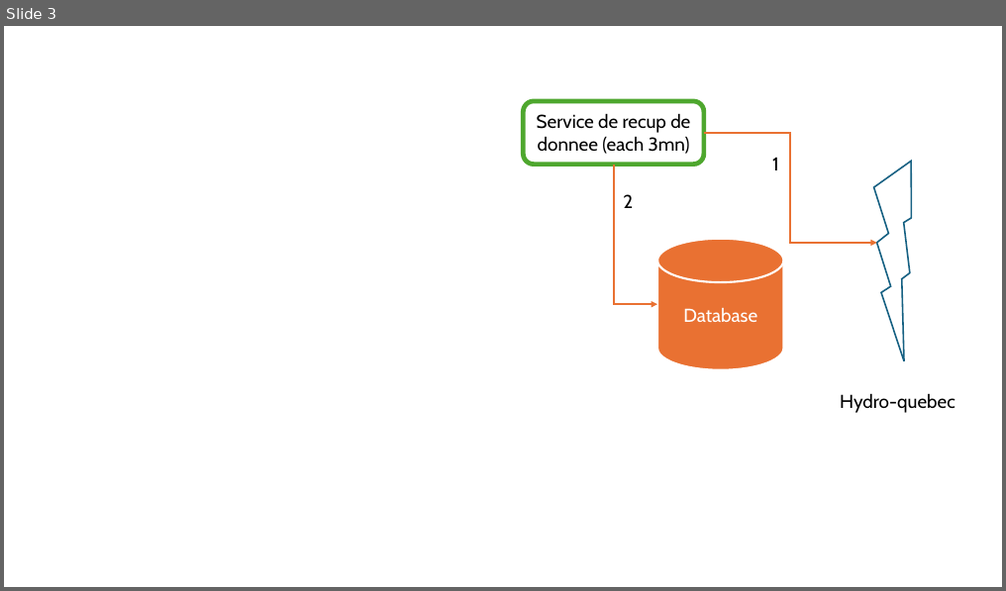
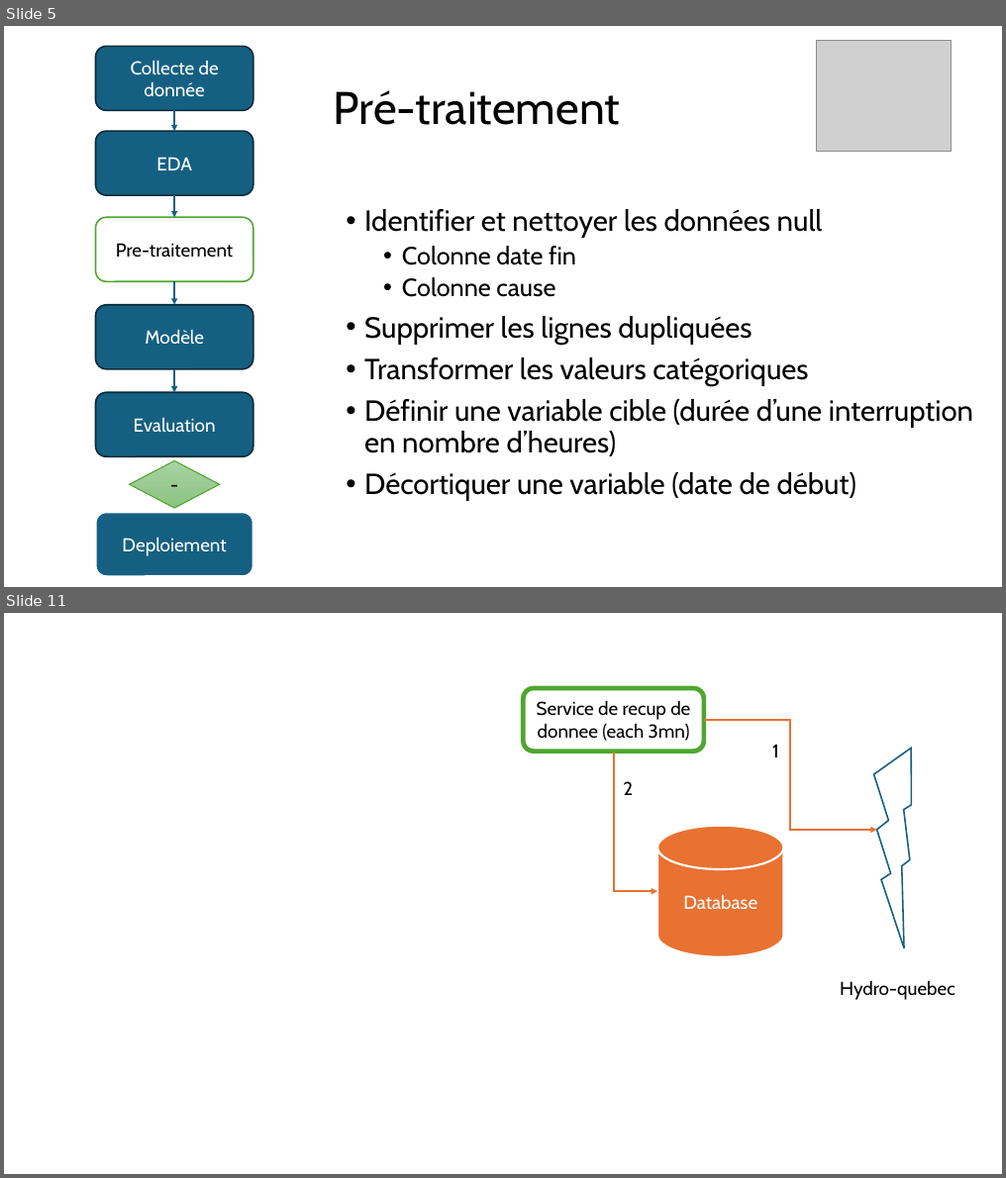
Before and after one commit to seelfidha/hydro-quebec-prediction, a slide deck: prez/architecture.pptx. Shown one above the other, each under a label of ours: slide 3 before the commit, slides 5 and 11 after it; the slides between them are not shown. The pictures are 1006x591 and 1006x1178 pixels, drawn with LibreOffice and Linux fonts; fonts in the diff are those of the drawing; grey boxes stand for pictures. Boxes give left, top, right and bottom in pixels: in the first picture for what was removed or moved away, otherwise in the second. Text is boxed around its words. In the diff, an @@ line names an element or a change of style, - is before the commit and + after.

Commit message:
fix sql queries, used variables, log and presentation

```diff
--- a/prez/architecture.pptx
+++ b/prez/architecture.pptx
@@ slide 5 added at <box>4,26,1002,587</box>, background #FFFFFF @@
@@ rounded rectangle added at <box>95,46,253,110</box>, fill #156082, outline #092A39 1.5 pt, 18 pt, text #FFFFFF @@
+Collecte de donnée
@@ picture added at <box>816,40,951,151</box> @@
@@ arrow added from (174, 110) to (174, 131), #156082 1.5 pt @@
@@ title added at <box>334,90,620,125</box>, 44 pt, text #000000 @@
+Pré-traitement
@@ rounded rectangle added at <box>95,131,253,195</box>, fill #156082, outline #092A39 1.5 pt, 18 pt, text #FFFFFF @@
+EDA
@@ arrow added from (174, 195) to (174, 218), #156082 1.5 pt @@
@@ rounded rectangle added at <box>95,218,253,282</box>, fill #FFFFFF, outline #4EA72E 1.5 pt, 18 pt, text #000000 @@
+Pre-traitement
@@ text added at <box>364,209,973,501</box>, 28 pt, text #000000 @@
+• Identifier et nettoyer les données null
+  • Colonne date fin
+  • Colonne cause
+• Supprimer les lignes dupliquées
+• Transformer les valeurs catégoriques
+• Définir une variable cible (durée d’une interruption en nombre d’heures)
+• Décortiquer une variable (date de début)
@@ arrow added from (174, 282) to (174, 305), #156082 1.5 pt @@
@@ rounded rectangle added at <box>95,305,253,370</box>, fill #156082, outline #092A39 1.5 pt, 18 pt, text #FFFFFF @@
+Modèle
@@ arrow added from (174, 370) to (174, 393), #156082 1.5 pt @@
@@ rounded rectangle added at <box>95,393,253,458</box>, fill #156082, outline #092A39 1.5 pt, 18 pt, text #FFFFFF @@
+Evaluation
@@ diamond added at <box>129,461,219,508</box>, fill gradient #A8D5A0 to #9CCA94 to #8AC680, outline #4EA72E 1 pt, 18 pt, text #000000 @@
+-
@@ rounded rectangle added at <box>95,513,253,577</box>, fill #156082, outline #FFFFFF 2 pt, 18 pt, text #FFFFFF @@
+Deploiement
@@ what was slide 3 is now slide 11 @@
```
Also in this commit, not shown: 2 slides changed, 14 other slides added, 5 other files.
